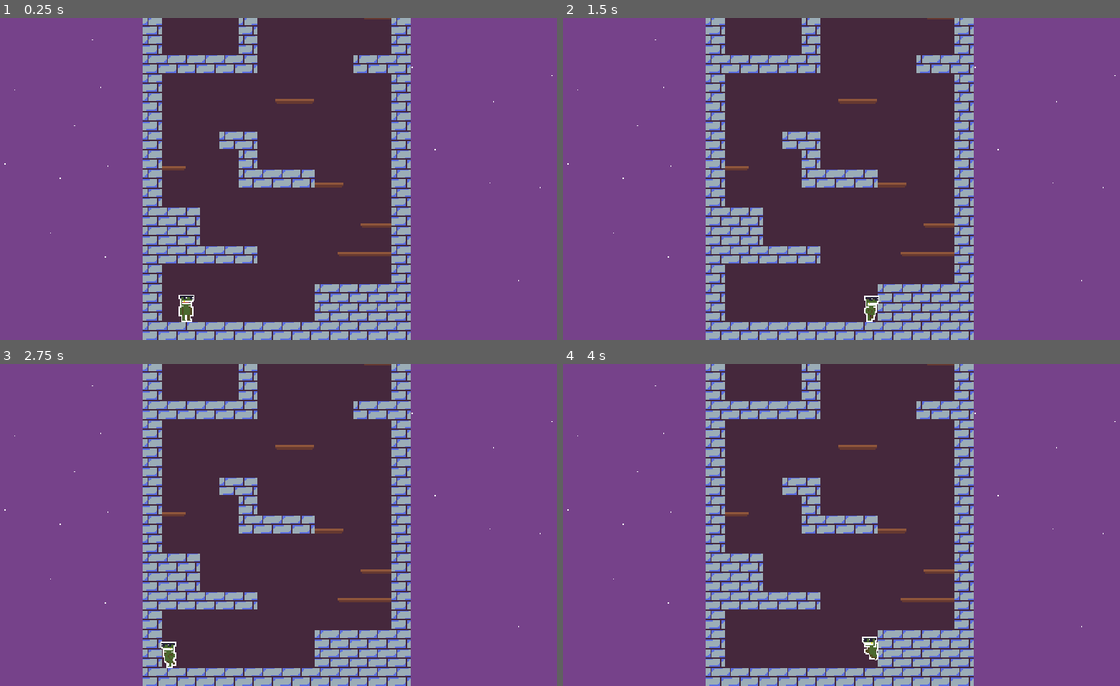
Above: before the commit, frames 1-4 (two rows, left to right).
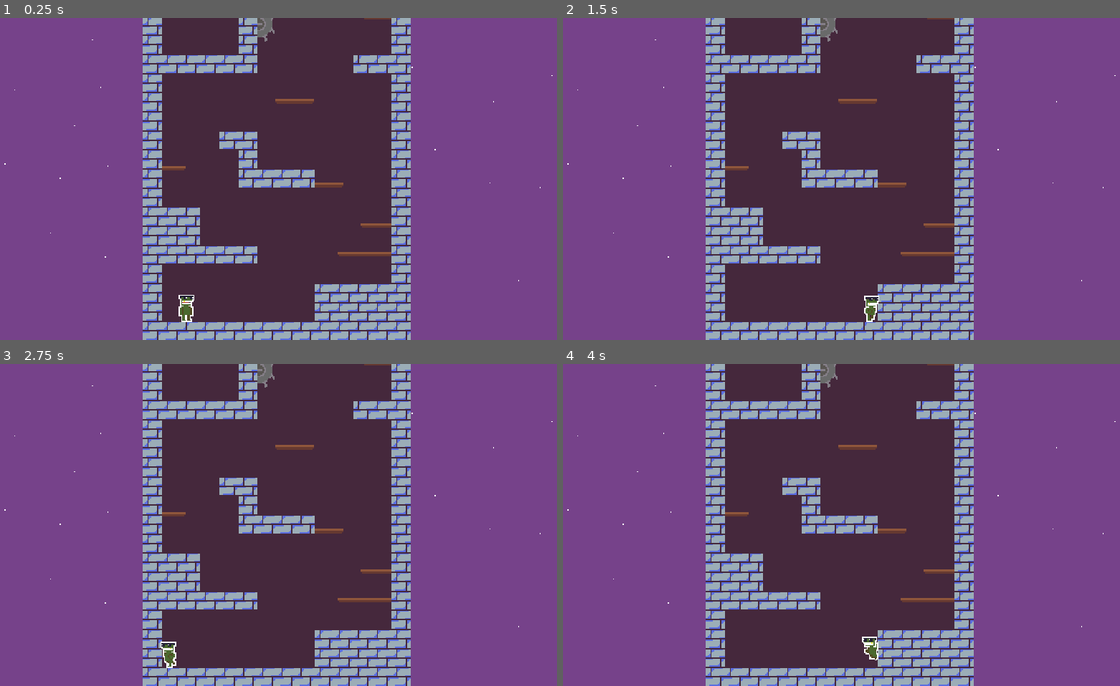
Above: after the commit, the same moments.

Repository: rthurmed/TorreDoAcrobata
Game: Godot game, scene res://src/World.tscn
Same seed, same stepped clock (60 frames per second), same inputs: the game is played once before the commit and once after it.
Inputs:
- Up to frame 1 (0.25 s): no input
- Up to frame 2 (1.5 s): tap Enter at 0.5 s; hold Right (ui_right) from 0.53 s (still down); tap Z (jump) at 0.77 s
- Up to frame 3 (2.75 s): tap Z (jump) at 1.52 s; release Right (ui_right) at 2.03 s; hold Left (ui_left) from 2.03 s (still down)
- Up to frame 4 (4 s): release Left (ui_left) at 2.78 s; hold Right (ui_right) from 2.78 s (still down); tap Z (jump) at 3.02, 3.77 s

The runs differ from the first frame. In frame 1, 0.2% of the frame differs, in the area x 46-50%, y 0-8%; in frame 2, 0.2%; in frame 3, 0.2%; in frame 4, 0.2%.

Commit message:
Spinning blade and player damage

Diff:
--- a/src/Player.gd
+++ b/src/Player.gd
@@ -26,7 +26,17 @@
 var wall_direction = 0
 var is_wall_sliding = false
 
+var is_taking_damage = false
+var is_imune_to_damage = false
+var is_alive = true
+
+var max_life = 2
+var life = 2
+
 func _physics_process(delta):
+	if not is_alive:
+		return
+
 	is_onground = is_on_floor()
 	is_onceiling = is_on_ceiling()
 
@@ -122,5 +132,33 @@
 
 	$AnimatedSprite.play(animate)
 
+func hit(amount = 1):
+	if is_imune_to_damage: return
+
+	life -= amount
+
+	if life <= 0:
+		is_alive = false
+		is_imune_to_damage = true
+		$AnimatedSprite.play("fall")
+		$AnimationPlayer.play("die")
+		$AfterDeathResetTimer.start()
+	else:
+		is_imune_to_damage = true
+		$AnimationPlayer.play("hit")
+		$AfterHitInvincibleTimer.start()
+
 func _on_JumpMaxHoldTimer_timeout():
 	is_holding_jump = false
+
+func _on_AfterHitInvincibleTimer_timeout():
+	$AnimationPlayer.stop(true)
+	is_imune_to_damage = false
+
+func _on_AfterDeathResetTimer_timeout():
+	# warning-ignore:return_value_discarded
+	get_tree().reload_current_scene()
+
+func _on_Any_cause_damage(_pos):
+	hit(1)
+	# TODO: Knockback?
--- a/src/Player.tscn
+++ b/src/Player.tscn
@@ -66,7 +66,64 @@
 [sub_resource type="RectangleShape2D" id=10]
 extents = Vector2( 5.5, 10.5 )
 
-[node name="KinematicBody2D" type="KinematicBody2D"]
+[sub_resource type="Animation" id=12]
+resource_name = "die"
+tracks/0/type = "value"
+tracks/0/path = NodePath("AnimatedSprite:position")
+tracks/0/interp = 1
+tracks/0/loop_wrap = true
+tracks/0/imported = false
+tracks/0/enabled = true
+tracks/0/keys = {
+"times": PoolRealArray( 0, 0.3, 1 ),
+"transitions": PoolRealArray( 1.86607, 1.86607, 1 ),
+"update": 0,
+"values": [ Vector2( 0, 0 ), Vector2( 0, 20 ), Vector2( 0, 500 ) ]
+}
+tracks/1/type = "value"
+tracks/1/path = NodePath("AnimatedSprite:rotation_degrees")
+tracks/1/interp = 1
+tracks/1/loop_wrap = true
+tracks/1/imported = false
+tracks/1/enabled = true
+tracks/1/keys = {
+"times": PoolRealArray( 0, 0.1, 0.2, 0.3, 0.4, 0.5, 0.6, 0.7, 0.8, 0.9, 1 ),
+"transitions": PoolRealArray( 1, 1, 1, 1, 1, 1, 1, 1, 1, 1, 1 ),
+"update": 1,
+"values": [ 0.0, 90.0, 180.0, 270.0, 360.0, 450.0, 540.0, 630.0, 720.0, 810.0, 900.0 ]
+}
+tracks/2/type = "value"
+tracks/2/path = NodePath("AnimatedSprite:scale")
+tracks/2/interp = 1
+tracks/2/loop_wrap = true
+tracks/2/imported = false
+tracks/2/enabled = true
+tracks/2/keys = {
+"times": PoolRealArray( 0, 0.3 ),
+"transitions": PoolRealArray( 1, 1 ),
+"update": 0,
+"values": [ Vector2( 1, 1 ), Vector2( 2, 2 ) ]
+}
+
+[sub_resource type="Animation" id=11]
+resource_name = "hit"
+length = 0.4
+loop = true
+step = 0.01
+tracks/0/type = "value"
+tracks/0/path = NodePath("AnimatedSprite:modulate")
+tracks/0/interp = 1
+tracks/0/loop_wrap = true
+tracks/0/imported = false
+tracks/0/enabled = true
+tracks/0/keys = {
+"times": PoolRealArray( 0, 0.2, 0.4 ),
+"transitions": PoolRealArray( 1, 1, 1 ),
+"update": 1,
+"values": [ Color( 1, 1, 1, 1 ), Color( 1, 1, 1, 0.501961 ), Color( 1, 1, 1, 1 ) ]
+}
+
+[node name="Player" type="KinematicBody2D"]
 script = ExtResource( 2 )
 
 [node name="AnimatedSprite" type="AnimatedSprite" parent="."]
@@ -88,5 +145,15 @@
 cast_to = Vector2( 8, 0 )
 
 [node name="JumpMaxHoldTimer" type="Timer" parent="."]
-wait_time = 0.4
+
+[node name="AfterDeathResetTimer" type="Timer" parent="."]
+
+[node name="AfterHitInvincibleTimer" type="Timer" parent="."]
+one_shot = true
+
+[node name="AnimationPlayer" type="AnimationPlayer" parent="."]
+anims/die = SubResource( 12 )
+anims/hit = SubResource( 11 )
 [connection signal="timeout" from="JumpMaxHoldTimer" to="." method="_on_JumpMaxHoldTimer_timeout"]
+[connection signal="timeout" from="AfterDeathResetTimer" to="." method="_on_AfterDeathResetTimer_timeout"]
+[connection signal="timeout" from="AfterHitInvincibleTimer" to="." method="_on_AfterHitInvincibleTimer_timeout"]
--- /dev/null
+++ b/src/Spinblade.gd
@@ -0,0 +1,7 @@
+extends Area2D
+
+signal cause_damage(pos)
+
+func _on_Spinblade_body_entered(body):
+	if body.name == "Player":
+		emit_signal("cause_damage", global_position)
--- /dev/null
+++ b/src/Spinblade.tscn
@@ -0,0 +1,33 @@
+[gd_scene load_steps=7 format=2]
+
+[ext_resource path="res://assets/spinblade-Sheet.png" type="Texture" id=1]
+[ext_resource path="res://src/Spinblade.gd" type="Script" id=2]
+
+[sub_resource type="AtlasTexture" id=1]
+atlas = ExtResource( 1 )
+region = Rect2( 0, 0, 32, 32 )
+
+[sub_resource type="AtlasTexture" id=2]
+atlas = ExtResource( 1 )
+region = Rect2( 32, 0, 32, 32 )
+
+[sub_resource type="SpriteFrames" id=3]
+animations = [ {
+"frames": [ SubResource( 1 ), SubResource( 2 ) ],
+"loop": true,
+"name": "default",
+"speed": 8.0
+} ]
+
+[sub_resource type="CircleShape2D" id=4]
+radius = 15.0
+
+[node name="Spinblade" type="Area2D"]
+script = ExtResource( 2 )
+
+[node name="AnimatedSprite" type="AnimatedSprite" parent="."]
+frames = SubResource( 3 )
+playing = true
+
+[node name="CollisionShape2D" type="CollisionShape2D" parent="."]
+shape = SubResource( 4 )
--- a/src/World.tscn
+++ b/src/World.tscn
@@ -1,10 +1,11 @@
-[gd_scene load_steps=10 format=2]
+[gd_scene load_steps=11 format=2]
 
 [ext_resource path="res://assets/blocks-Sheet.png" type="Texture" id=1]
 [ext_resource path="res://src/Player.tscn" type="PackedScene" id=2]
 [ext_resource path="res://assets/bg.png" type="Texture" id=3]
 [ext_resource path="res://src/LargePlatform.tscn" type="PackedScene" id=4]
 [ext_resource path="res://src/Platform.tscn" type="PackedScene" id=5]
+[ext_resource path="res://src/Spinblade.tscn" type="PackedScene" id=6]
 
 [sub_resource type="NavigationPolygon" id=1]
 vertices = PoolVector2Array( 0, 0, 16, 0, 16, 16, 0, 16 )
@@ -108,11 +109,16 @@
 [node name="LargePlatform5" parent="Navigation2D/LargePlatforms" instance=ExtResource( 4 )]
 position = Vector2( -189, -424 )
 
-[node name="KinematicBody2D" parent="." instance=ExtResource( 2 )]
+[node name="Spinblades" type="Node" parent="Navigation2D"]
+
+[node name="Spinblade" parent="Navigation2D/Spinblades" instance=ExtResource( 6 )]
+position = Vector2( -127, -265 )
+
+[node name="Player" parent="." instance=ExtResource( 2 )]
 position = Vector2( -188, -26 )
 z_index = 4
 
-[node name="Camera2D" type="Camera2D" parent="KinematicBody2D"]
+[node name="Camera2D" type="Camera2D" parent="Player"]
 position = Vector2( 0, -24.0205 )
 current = true
 limit_left = -320
@@ -136,3 +142,5 @@
 
 [node name="Sprite" type="Sprite" parent="CanvasLayer/ParallaxBackground/ParallaxLayer"]
 texture = ExtResource( 3 )
+[connection signal="body_entered" from="Navigation2D/Spinblades/Spinblade" to="Navigation2D/Spinblades/Spinblade" method="_on_Spinblade_body_entered"]
+[connection signal="cause_damage" from="Navigation2D/Spinblades/Spinblade" to="Player" method="_on_Any_cause_damage"]
Binary file added: assets/spinblade-Sheet.png
Not shown, added: assets/spinblade-Sheet.png.import
Not shown: 1 places in src/Player.tscn that only renumber resources
